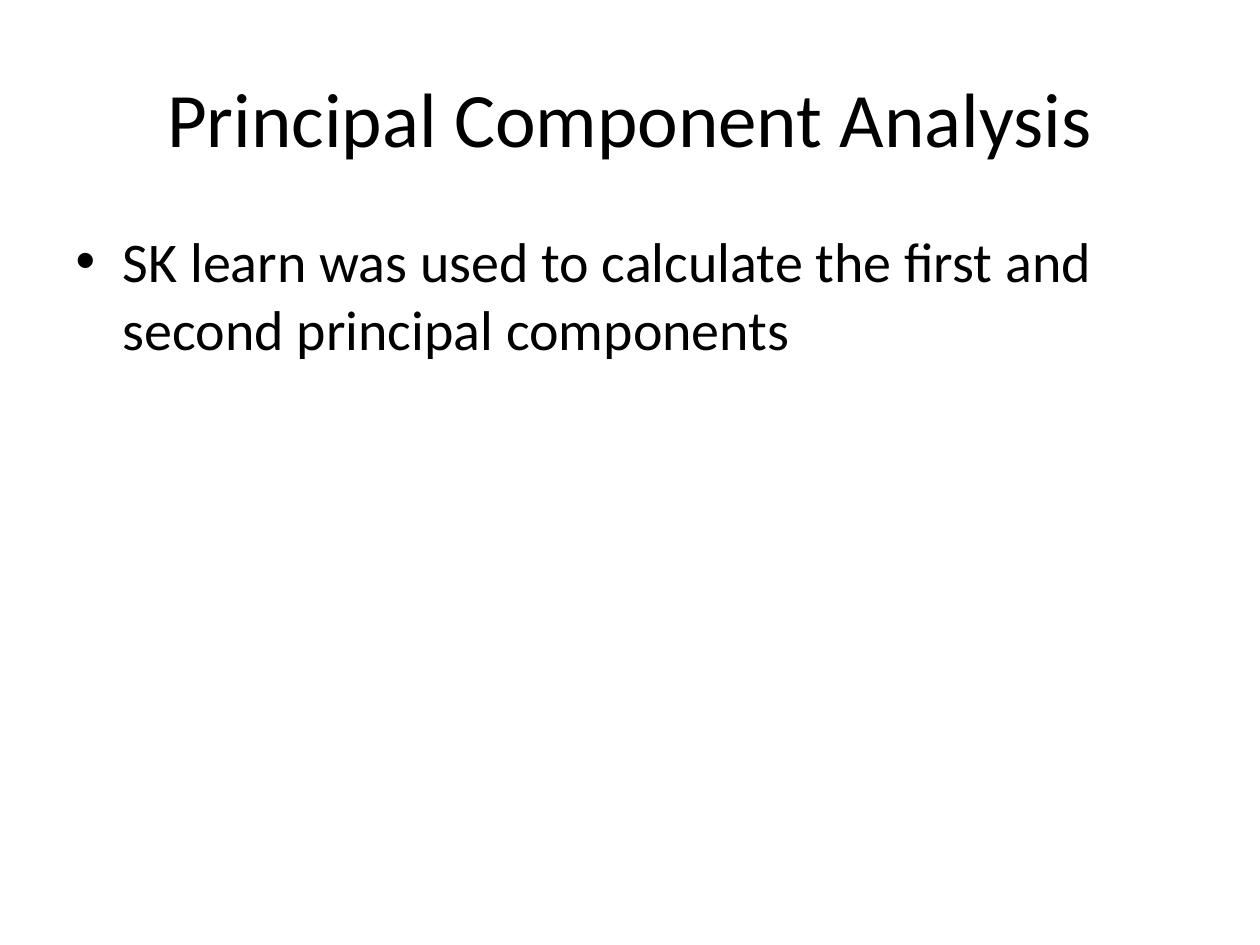
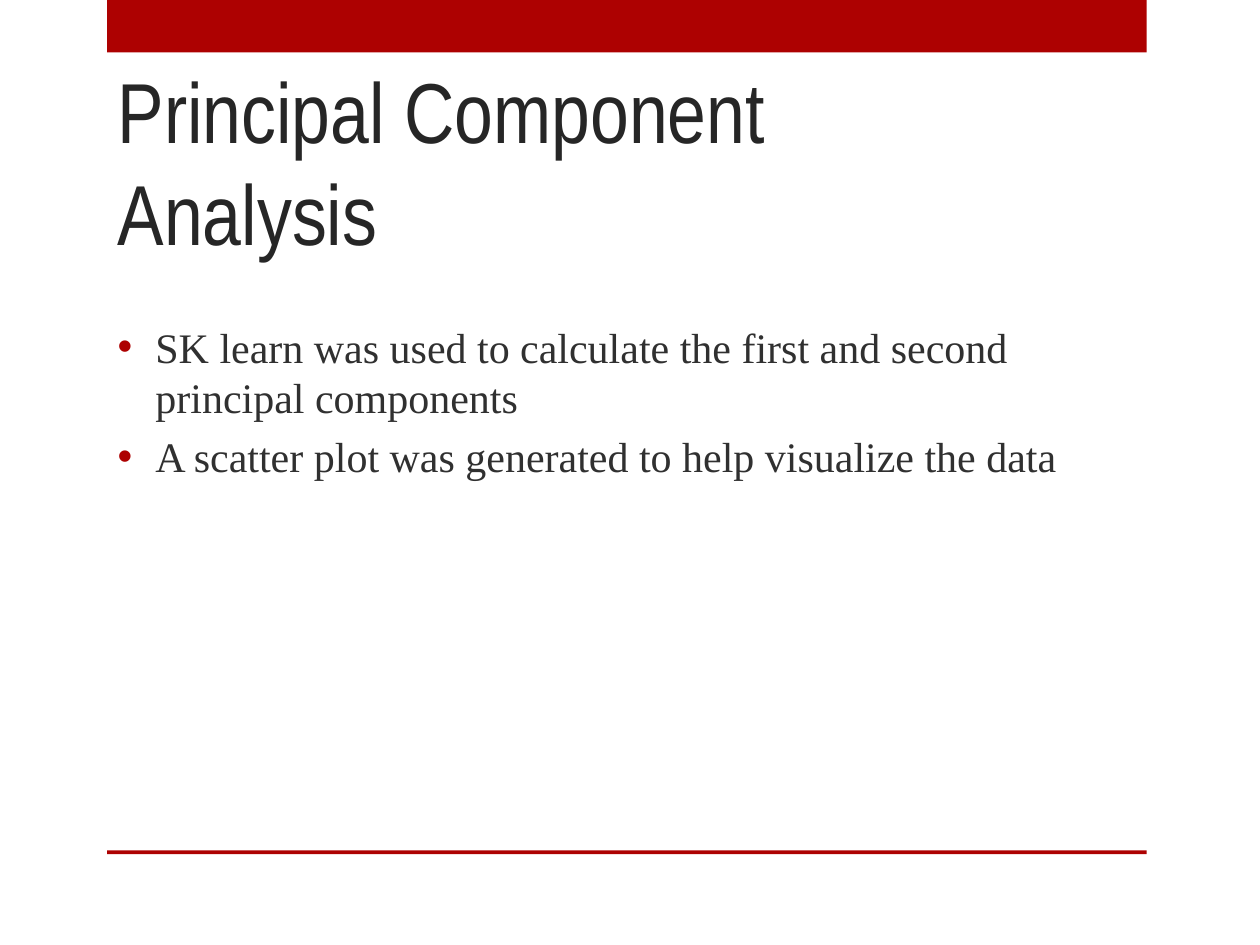
Before and after one commit to ernestrlee/UCSC-Machine-Learning, a slide deck: slide 12 of Picture Perfect.pptx (slide 9 before the commit). Drawn at 1260x945 pixels with LibreOffice and Linux fonts; fonts in the diff are those of the drawing; background and template pictures are left out. Boxes give left, top, right and bottom in pixels: in the first picture for what was removed or moved away, otherwise in the second. Text is boxed around its words. In the diff, an @@ line names an element or a change of style, - is before the commit and + after.

```diff
--- a/Picture Perfect.pptx
+++ b/Picture Perfect.pptx
@@ rectangle added at [107,0,1147,53], fill #AD0101 @@
@@ title "Principal Component Analysis": place and size @@
-title "Principal Component Analysis" at [167,93,1091,160]
+title "Principal Component Analysis" at [118,81,765,261]
@@ title "Principal Component Analysis" at [118,81,765,261]: size 44 to 48.6 pt, font Calibri to Arial Narrow, text colour #000000 to #262626; alignment centre to left; vertical alignment middle to top @@
@@ text "SK learn was used to ...": place and size @@
-text "SK learn was used to ..." at [123,243,1091,359]
+text "SK learn was used to ..." at [155,333,1056,481]
@@ text at [155,333,1008,422]: size 32 to 24 pt, font Calibri to Times New Roman, text colour #000000 to #303030 in "SK learn was used to calculate the ..."; indent changed; less space between paragraphs @@
@@ text at [155,443,1056,481]: paragraph added @@
+• A scatter plot was generated to help visualize the data
@@ rectangle added at [107,850,1147,854], fill #AD0101 @@
```
Also in this commit, not shown: 8 other slides changed, 6 slides added, 1 slide removed, 3 other files.
